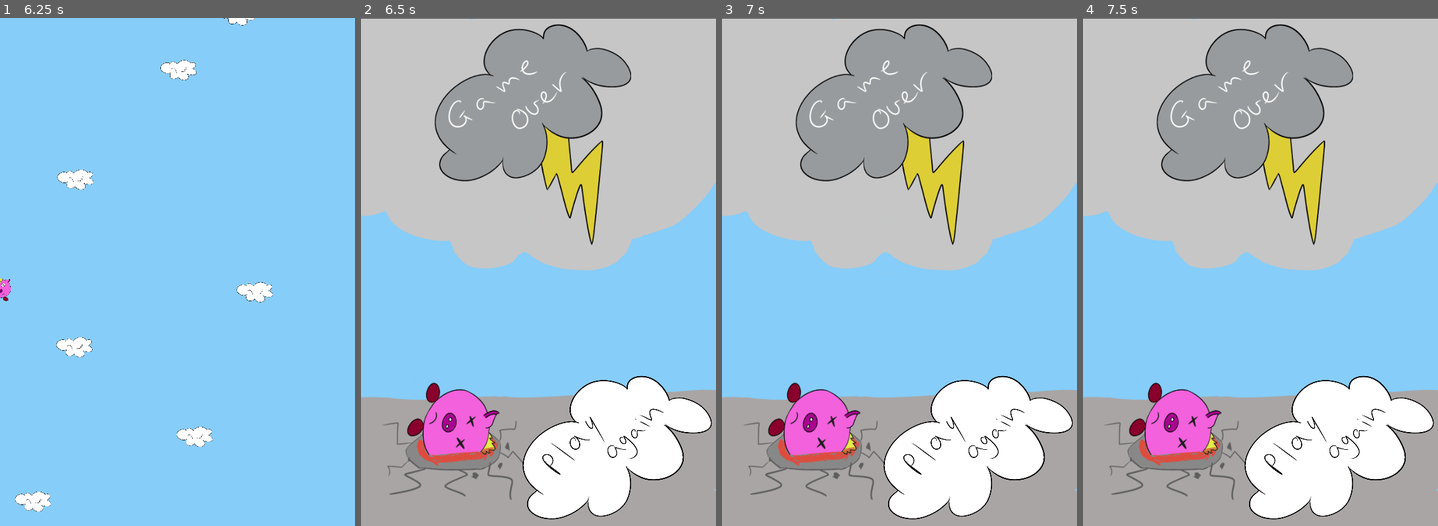
Above: before the commit, frames 1-4 (left to right).
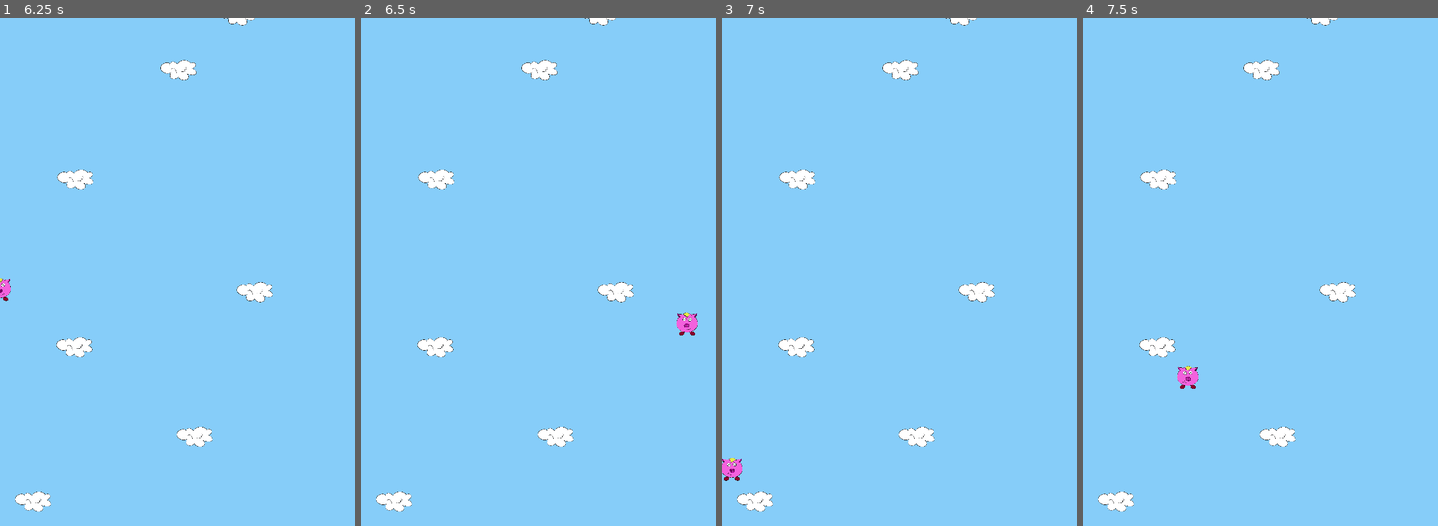
Above: after the commit, the same moments.

Repository: SuperQuentin/DoodlePig
Game: Godot game, scene res://Scenes/Menu.tscn
Two runs of this game, one before a commit and one after it. Both use one fixed random seed, a clock stepped at 60 frames per second and the inputs below.
Inputs (mouse positions are in pixels of both pictures, inside the frame that each line leads up to):
- Up to frame 1 (6.25 s): click (223, 419) at 0.5 s; hold Right (ui_right) 1.28-2.03 s; hold Left (ui_left) 2.03-2.78 s; hold Right (ui_right) 2.78-4.28 s; hold Left (ui_left) from 4.28 s (still down)
- Up to frame 2 (6.5 s): keep holding Left (ui_left)
- Up to frame 3 (7 s): release Left (ui_left) at 6.53 s; hold Right (ui_right) from 6.53 s (still down)
- Up to frame 4 (7.5 s): keep holding Right (ui_right)

Frame 1 is identical in both runs. In frame 2, 72% of the frame differs, in the area x 0-100%, y 0-100%; in frame 3, 71%; in frame 4, 72%.

Commit message:
Add gameOver Menu

Diff:
--- a/DoodlePig/Instances/Player.tscn
+++ b/DoodlePig/Instances/Player.tscn
@@ -23,8 +23,5 @@
 shape = SubResource( 1 )
 
 [node name="VisibilityNotifier2D" type="VisibilityNotifier2D" parent="."]
-
-[node name="VisibilityNotifier2D2" type="VisibilityNotifier2D" parent="."]
 [connection signal="body_entered" from="Area2D" to="." method="collision"]
 [connection signal="screen_exited" from="VisibilityNotifier2D" to="." method="exit_screen"]
-[connection signal="screen_exited" from="VisibilityNotifier2D2" to="." method="exit_screen_bottom"]
--- a/DoodlePig/Scripts/Player.gd
+++ b/DoodlePig/Scripts/Player.gd
@@ -7,11 +7,13 @@
 var speed = 300
 
 var width
+var height
 
 var sprite
 
 func _ready():
 	width = get_viewport_rect().size.x
+	height = get_viewport_rect().size.y
 	camera = get_node(camera_path)
 	sprite = get_node("Sprite")
 	set_physics_process(true)
@@ -42,13 +44,7 @@
 		set_position(Vector2(-width/2-10,position.y))
 	if position.x < camera.position.x and get_linear_velocity().x < 0:
 		set_position(Vector2(width/2-10,position.y))
+	if position.y >= camera.position.y+(width/2+20):
+		get_tree().change_scene(("res://Scenes/GameOver.tscn"))
+
 	pass
-
-
-
-
-
-func exit_screen_bottom():
-	if position.y < 0:
-		get_tree().change_scene(("res://Scenes/GameOver.tscn"))
-	pass # Replace with function body.
